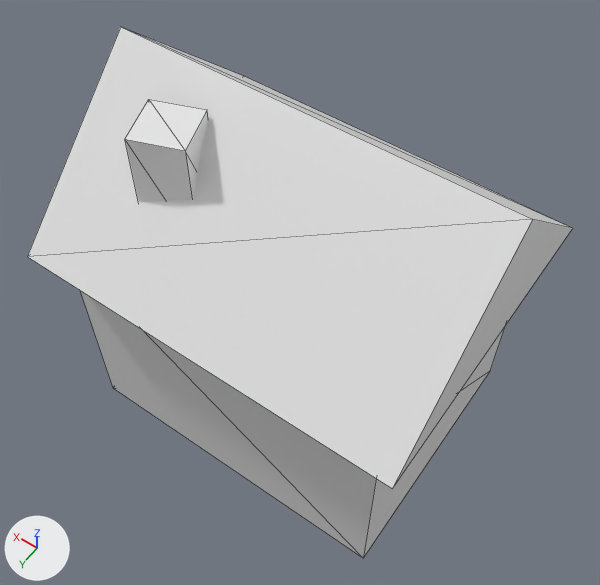
Renders of the glTF model docs/samples/models/house.glb from each side of a commit.
Camera for both pictures: a 50 mm lens placed at (-1.74, 2.47, 4.81), pointed at (-0.04, 0.09, 1.08). Lighting does not change. The marker at lower left points along +X, +Y and +Z. The older version comes first. Mesh edges are drawn as thin lines. Where no turn or scale is listed for an object, it has been applied to the vertices. Vertices at exactly the same position are counted once.

The older version as bpy lines, for what is in view:
```python
me_body = bpy.data.meshes.new('Body')
me_body.from_pydata(...)  # a box spanning x -1.0..1.0, y -0.8..0.8, z 0.0..1.4
me_chimney = bpy.data.meshes.new('Chimney')
me_chimney.from_pydata(...)  # 8 vertices, 12 faces; spans x -0.192..0.192, y -0.192..0.192, z 0.0..0.7
me_roof = bpy.data.meshes.new('Roof')
me_roof.from_pydata([(-1.15, -0.95, 0.0), (1.15, -0.95, 0.0), (1.15, 0.0, 0.9), (-1.15, 0.0, 0.9), (1.15, 0.95, 0.0), (-1.15, 0.95, 0.0)], [], [(0, 1, 2), (0, 2, 3), (4, 5, 3), (4, 3, 2), (1, 4, 2), (5, 0, 3)])
ob_chimney = bpy.data.objects.new('Chimney', me_chimney)
ob_chimney.location = (0.55, 0.35, 1.5)
ob_house = bpy.data.objects.new('House', me_body)
ob_house.location = (0.0, 0.0, 0.0)
ob_roof = bpy.data.objects.new('Roof', me_roof)
ob_roof.location = (0.0, 0.0, 1.4)
```
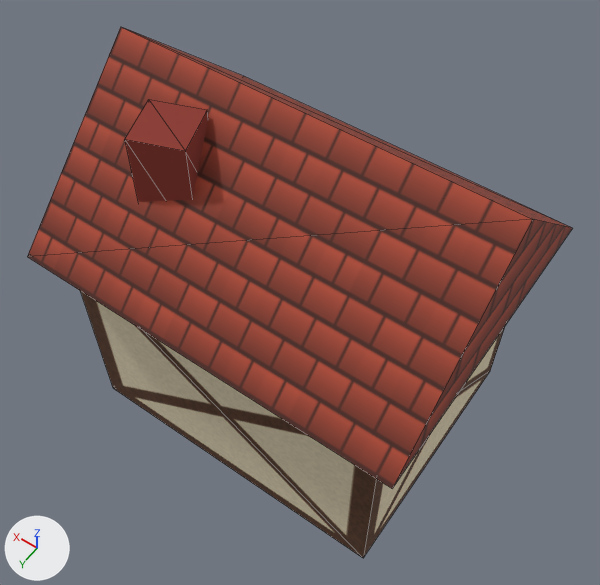
The edits, one by one:
Picture 'Image_1' (img_image_1) is new.
Picture 'Image_0' (img_image_0) is new.
Material 'Brick' (mat_brick) is new.
Its base color is (0.263, 0.0397, 0.0272) (red #8c382e).
Its roughness is 1.0.
Material 'Roof tiles' (mat_roof_tiles) is new.
Its texture is img_image_1.
Its roughness is 0.8.
Material 'Walls' (mat_walls) is new.
Its texture is img_image_0.
Its roughness is 0.9.
me_body has 8 vertices, 12 faces and spans x -1.0..1.0, y -0.8..0.8, z 0.0..1.4.
me_body gains material mat_walls (picture img_image_0).
me_roof has 6 vertices, 6 faces and spans x -1.15..1.15, y -0.95..0.95, z 0.0..0.9.
me_roof is used by ob_roof; location (0.0, 0.0, 1.4).
me_roof part 1: texture (UV) coordinates of 4 of 6 faces, centred in x -0.38..0.38, y -0.63..0.63, z 0.3..0.6, changed; they spanned u 0.0..1.0, v 0.0..1.0 and now span u 0.0..3.0, v -1.0..1.0.
me_roof gains material mat_roof_tiles (picture img_image_1).
me_chimney has 8 vertices, 12 faces and spans x -0.192..0.192, y -0.192..0.192, z 0.0..0.7.
me_chimney gains material mat_brick (red #8c382e).

Where the change shows, as pixel boxes [x1, y1, x2, y2] in the pictures (600 x 585 px):
'Roof', recoloured, surface changed (white to red)
    both: [27, 27, 572, 488]
'House', recoloured (darker)
    both: [81, 291, 505, 558]
'Chimney', recoloured (white to red)
    both: [125, 99, 208, 202]
